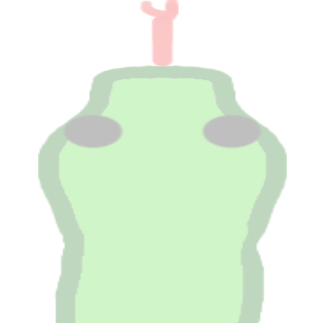
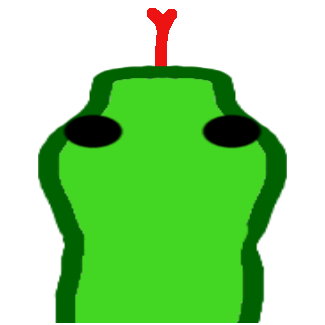
Comparing the layer stacks of the two 325×325 images. Changes:
"Layer Group": opacity 25% → 100% over 38, 0, 287, 323
painted on "tongue" over 139, 0, 179, 71
